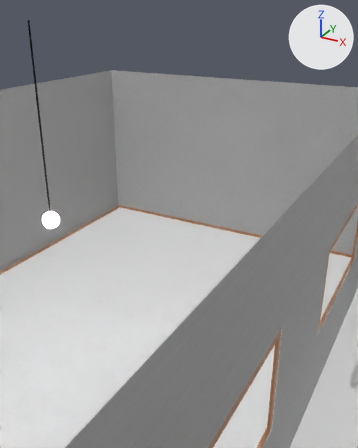
The Blender file blender/museum_copy.blend, before and after one commit.
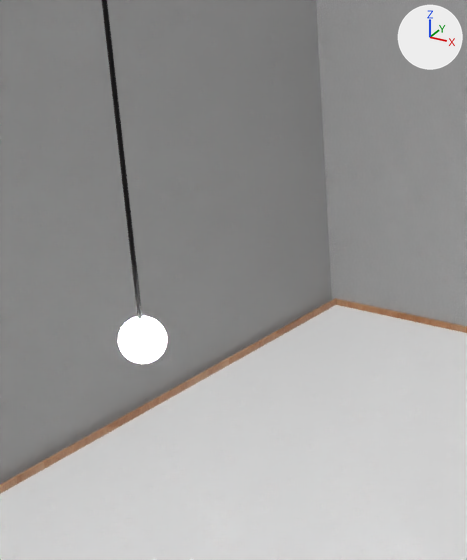
The first picture shows the older version from a 50 mm lens placed at (26.84, -32.55, 21.72), pointed at (7.97, 1.76, 4.57). The close-ups show both versions on the part from 0% to 47% of the width and 22% to 67% of the height of that picture; other places that the commit changed are outside them. Arrows for +X, +Y and +Z are at upper right; the lights stay in place.

Script lines for the objects in view, before the commit:
```python
me_plane_004 = bpy.data.meshes.new('Plane.004')
me_plane_004.from_pydata(...)  # 27 vertices, 10 faces, 3 loose edges; spans x -3.45..2.53, y -2.4..3.55, z -0.38..-0.26
me_plane_004.materials.append(mat_window_wood)
me_plane_020 = bpy.data.meshes.new('Plane.020')
me_plane_020.from_pydata(...)  # 10 vertices, 4 faces; spans x -1.0..1.0, y -1.0..1.0, z 0.0..105.3
me_plane_020.materials.append(mat_walls)
me_sphere = bpy.data.meshes.new('Sphere')
me_sphere.from_pydata(...)  # a UV sphere (32 segments, 16 rings, poles along z) spanning x -1.0..1.0, y -1.0..1.0, z -1.0..1.0
me_sphere.materials.append(mat_lamp)  # white #ffffff
ob_bottom_wall = bpy.data.objects.new('bottom_wall', me_plane_004)
ob_bottom_wall.location = (1.21, -6.6, -6.81)
ob_bottom_wall.scale = (7.47, 12.5, 21.1)
ob_lampe_emission = bpy.data.objects.new('lampe_emission', me_sphere)
ob_lampe_emission.location = (-1.39, -3.8, 5.1)
ob_lampe_emission.scale = (0.712, 0.712, 0.712)
ob_walls = bpy.data.objects.new('walls', me_plane_020)
ob_walls.location = (-2.4, 37.97, -0.56)
ob_walls.rotation_euler = (1.571, 0.0, 0.0)  # degrees (90, 0, 0)
ob_walls.scale = (-22.5, 12.4, 0.712)
_m = ob_walls.modifiers.new('Solidify', 'SOLIDIFY')
_m.thickness = 0.00001
_m = ob_walls.modifiers.new('Boolean', 'BOOLEAN')
_m.object = ob_cadre_window_002
_m.solver = 'FLOAT'
_m = ob_walls.modifiers.new('Boolean.001', 'BOOLEAN')
_m.object = ob_cadre_window_003
_m.solver = 'FLOAT'
_m = ob_walls.modifiers.new('Boolean.002', 'BOOLEAN')
_m.object = ob_cube_001
_m.solver = 'FLOAT'
# also in view: 'Floor' at (-2.22, 0.45, -12.69); 'fil_lampe' at (-1.39, -3.8, 13.27)
```
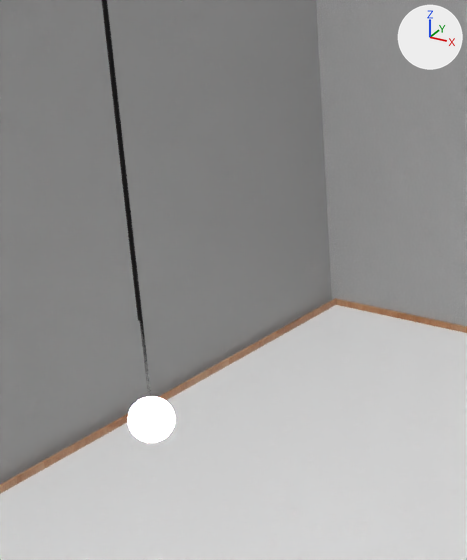
What differs and where, as boxes [x1, y1, x2, y2] in the close-ups (467 x 560 px):
'lampe_emission', moved: before [118, 316, 167, 363]; after [128, 396, 175, 442]

The edits, one by one:
Object 'lampe_emission' (ob_lampe_emission) moves from (-1.39, -3.8, 5.1) to (-1.39, -3.8, 2.41).
